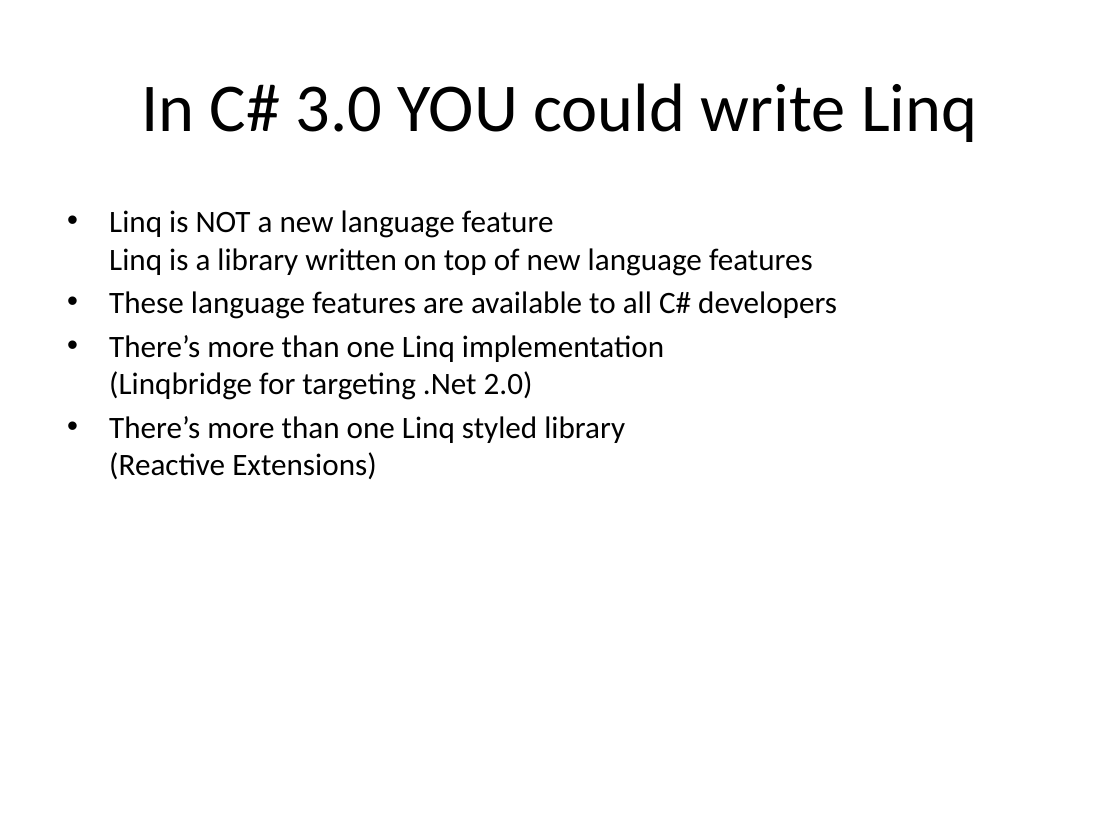
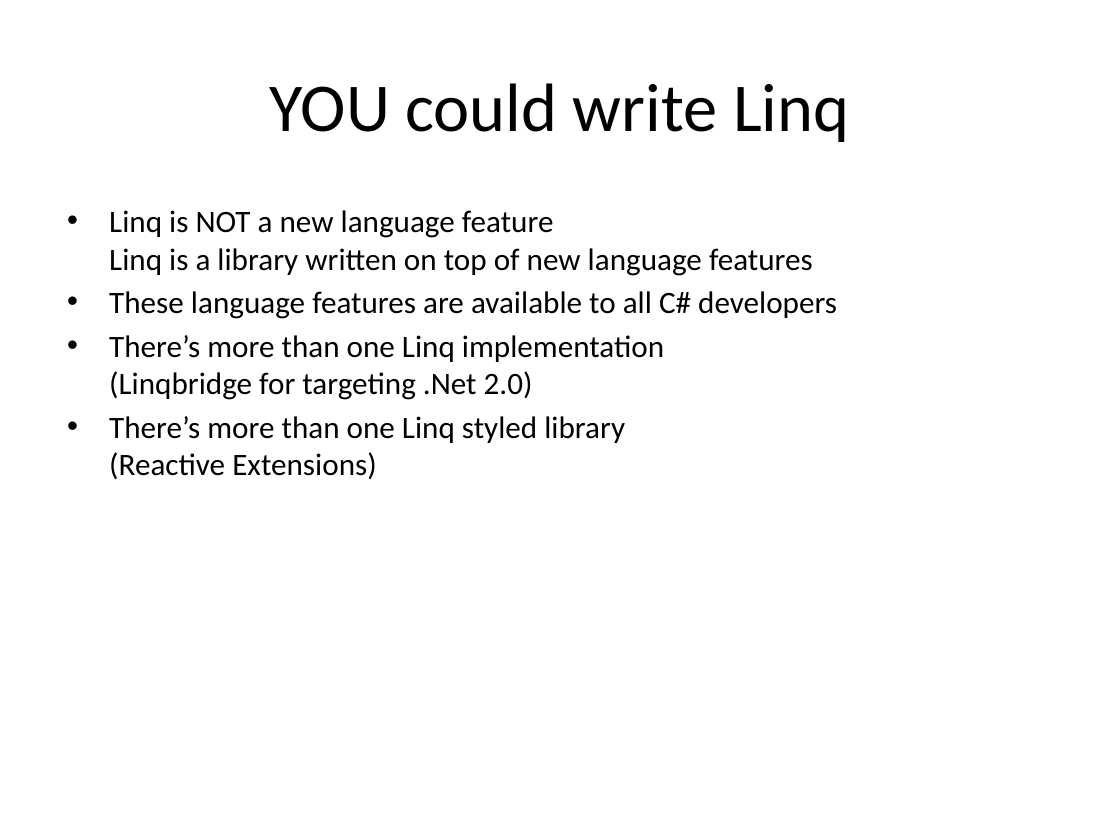
Before and after one commit to mlidbom/CSharpElevate, a slide deck: slide 5 of CSharp3.pptx. Drawn at 1120x840 pixels with LibreOffice and Linux fonts; fonts in the diff are those of the drawing. Boxes give left, top, right and bottom in pixels: in the first picture for what was removed or moved away, otherwise in the second. Text is boxed around its words. In the diff, an @@ line names an element or a change of style, - is before the commit and + after.

```diff
--- a/CSharp3.pptx
+++ b/CSharp3.pptx
@@ title at [270, 83, 849, 142]: text changed @@
-In C# 3.0 YOU could write Linq
+YOU could write Linq
```
Also in this commit, not shown: 3 other slides changed.
